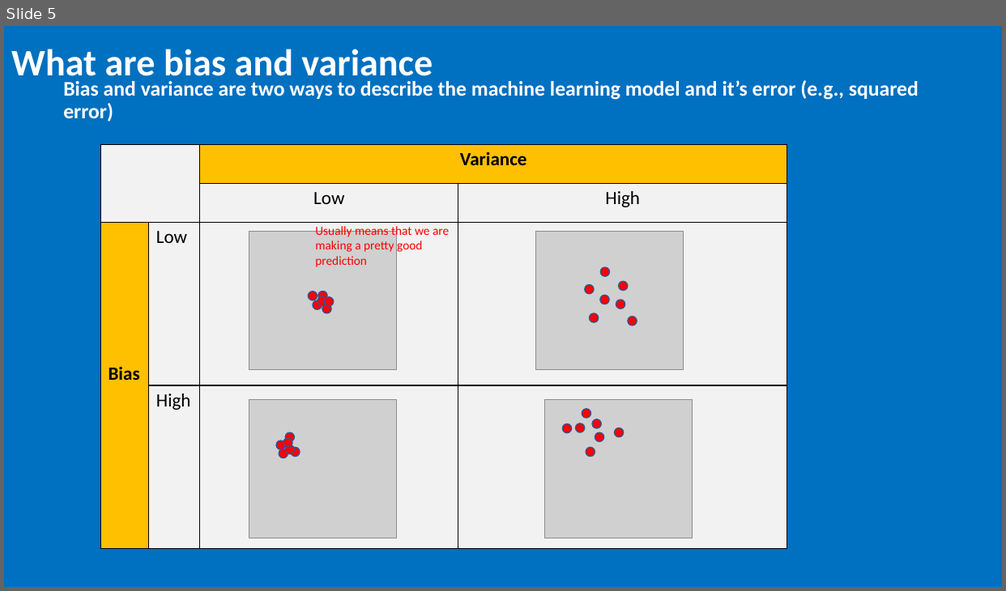
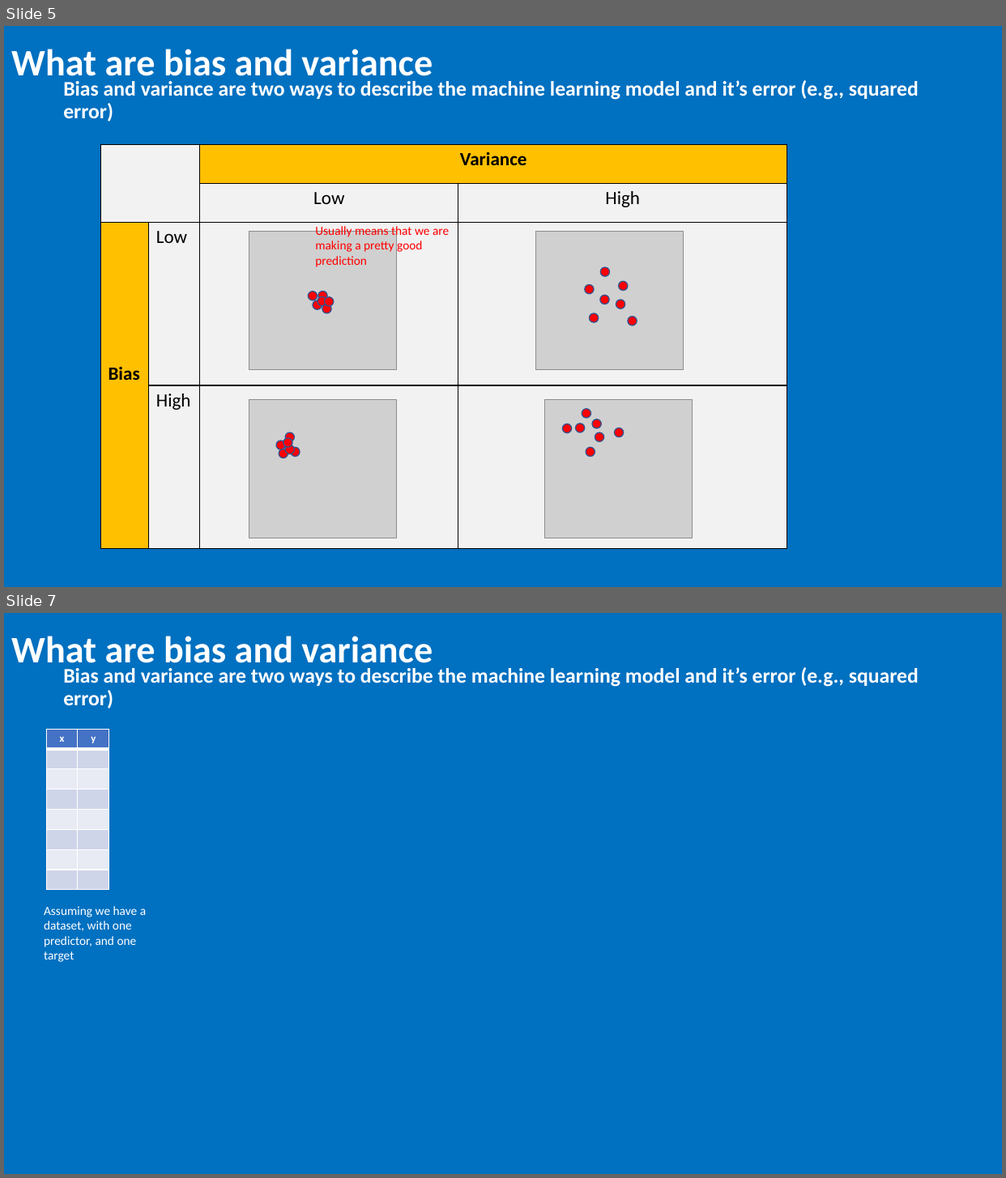
Before and after one commit to jzanetti/Sijin_ML, a slide deck: docs/source/evaluation/slides/bias_and_variance.pptx. Shown one above the other, each under a label of ours: slide 5 before the commit, slides 5 and 7 after it; the slides between them are not shown. The pictures are 1006x591 and 1006x1178 pixels, drawn with LibreOffice and Linux fonts; fonts in the diff are those of the drawing; grey boxes stand for pictures. Boxes give left, top, right and bottom in pixels: in the first picture for what was removed or moved away, otherwise in the second. Text is boxed around its words. In the diff, an @@ line names an element or a change of style, - is before the commit and + after.

```diff
--- a/docs/source/evaluation/slides/bias_and_variance.pptx
+++ b/docs/source/evaluation/slides/bias_and_variance.pptx
@@ slide 7 added at [4, 613, 1002, 1174], background #0070C0 @@
@@ title added at [11, 636, 432, 672], 36 pt, text #FFFFFF, bold @@
+What are bias and variance
@@ text added at [63, 667, 918, 709], 20 pt, text #FFFFFF, bold @@
+Bias and variance are two ways to describe the machine learning model and it’s error (e.g., squared error)
@@ table added at [47, 729, 109, 888], 8 rows, 2 columns @@
+x | y
+ | 
+ | 
+ | 
+ | 
+ | 
+ | 
+ | 
@@ text added at [44, 906, 146, 962], 12 pt, text #FFFFFF @@
+Assuming we have a dataset, with one predictor, and one target
```
Also in this commit, not shown: 1 slide changed, 23 other slides added.
